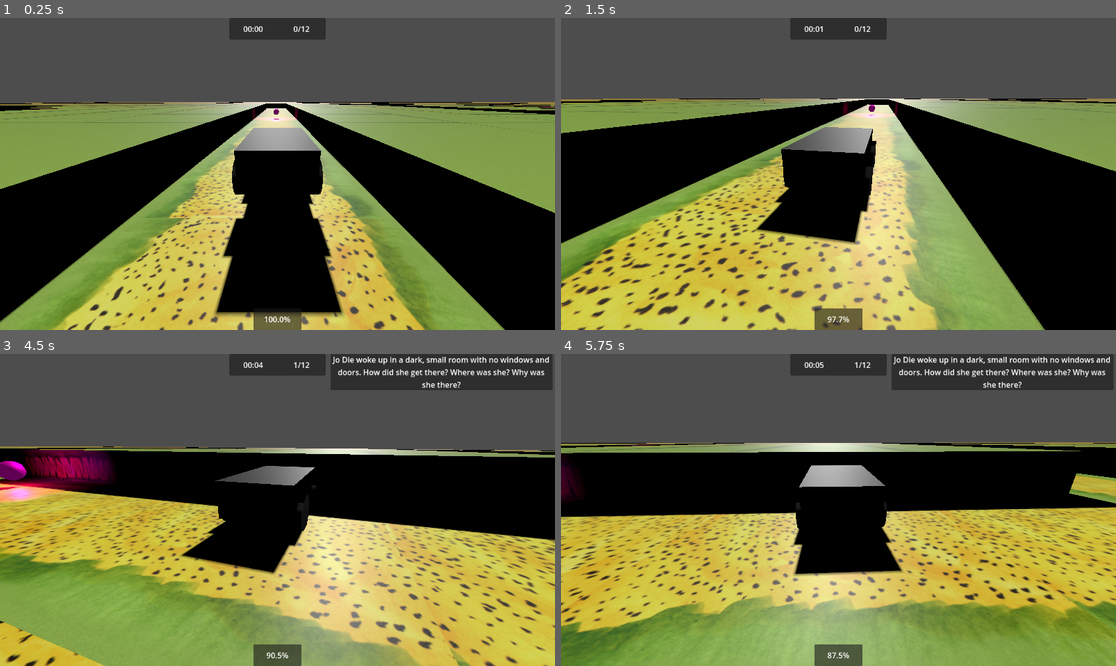
Above: before the commit, frames 1-4 (two rows, left to right).
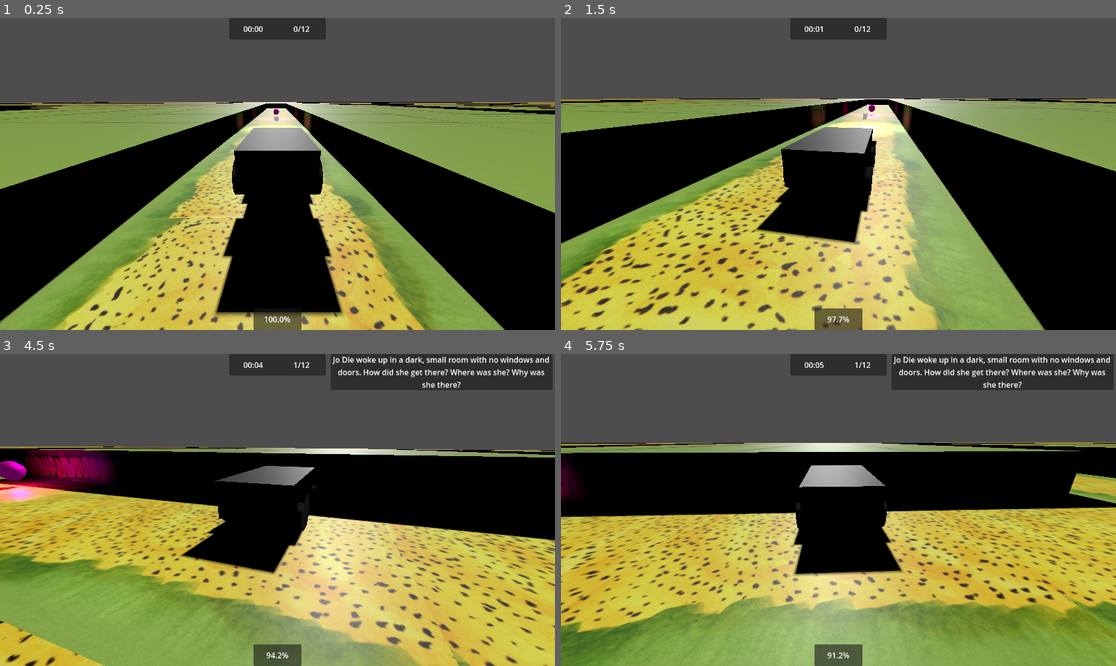
Above: after the commit, the same moments.

Repository: MilanVasko/ludum-dare-54
Game: Godot game, scene res://main.tscn
The game is run twice, just before and just after one commit, with the same random seed, the same clock (stepped at 60 frames per second) and the same inputs. Sound files missing from this copy of the repository are replaced by a short silence.
Inputs (mouse positions are in pixels of both pictures, inside the frame that each line leads up to):
- Up to frame 1 (0.25 s): no input
- Up to frame 2 (1.5 s): move the mouse to (866, 174) at 0.52 s; hold W (forward) from 0.53 s (still down); move the mouse to (810, 174) at 1.27 s
- Up to frame 3 (4.5 s): keep holding W (forward); move the mouse to (288, 503) at 2.02 s; move the mouse to (271, 516) at 2.77 s; move the mouse to (316, 513) at 3.52 s; move the mouse to (233, 506) at 4.27 s
- Up to frame 4 (5.75 s): keep holding W (forward); move the mouse to (844, 510) at 5.02 s

The runs differ from the first frame. In frame 1, 0.3% of the frame differs, in the area x 42-57%, y 29-37%; in frame 2, 0.6%, in the area x 45-64%, y 27-39%; in frame 3, less than 0.1%; in frame 4, less than 0.1%.

Commit message:
Add fuel collectibles

Diff:
--- a/bounce/bounce.gd
+++ b/bounce/bounce.gd
@@ -1,10 +1,16 @@
 extends Node3D
 
-@export var speed := 5.0
-@export var transform_distance := 0.3
+const TWO_PI := PI * 2.0
+
+@export var speed_x: float
+@export var speed_y: float
+@export var transform_distance: float
 
 var accum_x := 0.0
+var accum_y := 0.0
 
 func _process(delta: float) -> void:
-	accum_x = fmod(accum_x + delta * speed, 2.0 * PI)
-	position.y = sin(accum_x) * transform_distance
+	accum_x = fmod(accum_x + delta * speed_x, TWO_PI)
+	accum_y = fmod(accum_y + delta * speed_y, TWO_PI)
+	position.y = sin(accum_y) * transform_distance
+	rotation.y = accum_x
--- /dev/null
+++ b/fuel_collectible/fuel_collectible.gd
@@ -0,0 +1,8 @@
+extends Area3D
+
+@export var fuel_amount: float
+
+func _on_body_entered(body: Node3D) -> void:
+	if body.has_method("add_fuel"):
+		body.add_fuel(fuel_amount)
+		queue_free()
--- /dev/null
+++ b/fuel_collectible/fuel_collectible.tscn
@@ -0,0 +1,29 @@
+[gd_scene load_steps=5 format=3 uid="uid://dgyudai5c18xl"]
+
+[ext_resource type="PackedScene" uid="uid://cns4sbnvn3x0h" path="res://fuel_collectible/fuel_collectible.glb" id="1_3if3c"]
+[ext_resource type="Script" path="res://fuel_collectible/fuel_collectible.gd" id="1_icwsx"]
+[ext_resource type="Script" path="res://bounce/bounce.gd" id="2_t7vh5"]
+
+[sub_resource type="SphereShape3D" id="SphereShape3D_cl2rr"]
+radius = 1.0
+
+[node name="FuelCollectible" type="Area3D"]
+script = ExtResource("1_icwsx")
+fuel_amount = 5.0
+
+[node name="Position" type="Node3D" parent="."]
+transform = Transform3D(1, 0, 0, 0, 1, 0, 0, 0, 1, 0, 1, 0)
+
+[node name="Mesh" parent="Position" instance=ExtResource("1_3if3c")]
+script = ExtResource("2_t7vh5")
+speed_x = 2.0
+speed_y = 4.0
+transform_distance = 0.2
+
+[node name="OmniLight3D" type="OmniLight3D" parent="Position/Mesh"]
+
+[node name="CollisionShape3D" type="CollisionShape3D" parent="."]
+transform = Transform3D(1, 0, 0, 0, 1, 0, 0, 0, 1, 0, 1, 0)
+shape = SubResource("SphereShape3D_cl2rr")
+
+[connection signal="body_entered" from="." to="." method="_on_body_entered"]
--- a/fuel_tank/fuel_tank.gd
+++ b/fuel_tank/fuel_tank.gd
@@ -13,5 +13,8 @@
 	return force_to_return
 
 func set_fuel(amount: float) -> void:
-	current_fuel = max(amount, 0.0)
+	current_fuel = clampf(amount, 0.0, 100.0)
 	get_tree().call_group("fuel_subscriber", "_on_fuel_changed", current_fuel)
+
+func add_fuel(amount: float) -> void:
+	set_fuel(current_fuel + amount)
--- a/main.tscn
+++ b/main.tscn
@@ -6,6 +6,7 @@
 [ext_resource type="PackedScene" uid="uid://cd1dcvn41457k" path="res://hud/hud.tscn" id="4_pwh6i"]
 [ext_resource type="PackedScene" uid="uid://chvqe8d3h05qp" path="res://time_keeper/time_keeper.tscn" id="5_ivkrp"]
 [ext_resource type="PackedScene" uid="uid://bfyivs8vso6vj" path="res://score_collectible/score_collectible.tscn" id="6_lbsus"]
+[ext_resource type="PackedScene" uid="uid://dgyudai5c18xl" path="res://fuel_collectible/fuel_collectible.tscn" id="7_kyw0c"]
 
 [node name="Main" type="Node3D"]
 
@@ -68,3 +69,6 @@
 
 [node name="PlayerCar" parent="." instance=ExtResource("1_cpk7c")]
 transform = Transform3D(1, 0, 0, 0, 1, 0, 0, 0, 1, 40.6456, 1.01831, -20.7993)
+
+[node name="FuelCollectible" parent="." instance=ExtResource("7_kyw0c")]
+transform = Transform3D(1, 0, 0, 0, 1, 0, 0, 0, 1, 40.7415, 0, -3.95558)
--- a/player_car/player_car.gd
+++ b/player_car/player_car.gd
@@ -31,5 +31,8 @@
 func is_braking_via_throttle() -> bool:
 	return linear_velocity.normalized().dot(transform.basis.z.normalized()) > 0.5 && engine_force < 0.0
 
-func add_score(new_score: int) -> void:
-	score_keeper.add_score(new_score)
+func add_score(score_to_add: int) -> void:
+	score_keeper.add_score(score_to_add)
+
+func add_fuel(fuel_to_add: float) -> void:
+	fuel_tank.add_fuel(fuel_to_add)
--- a/score_collectible/score_collectible.tscn
+++ b/score_collectible/score_collectible.tscn
@@ -15,7 +15,8 @@
 
 [node name="Mesh" parent="Position" instance=ExtResource("1_p0m4i")]
 script = ExtResource("3_4bh1d")
-speed = 4.0
+speed_x = 2.0
+speed_y = 4.0
 transform_distance = 0.2
 
 [node name="OmniLight3D" type="OmniLight3D" parent="Position/Mesh"]
Binary file added: fuel_collectible/fuel_collectible.glb
Not shown, added: fuel_collectible/fuel_collectible.glb.import
Not shown: 1 places in main.tscn that only renumber resources
Not shown, added: fuel_collectible/fuel_collectible.blend
